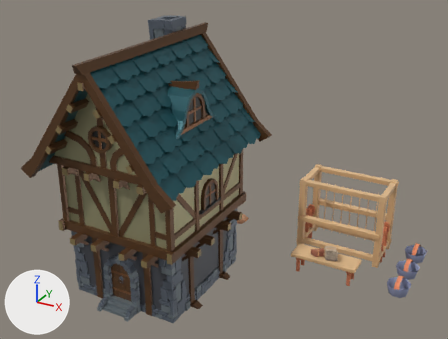
An edit to the glTF model roblox-games/mare-essentia/assets/inbox-hold/london_workshop_wool.glb, drawn before and after from the same camera.
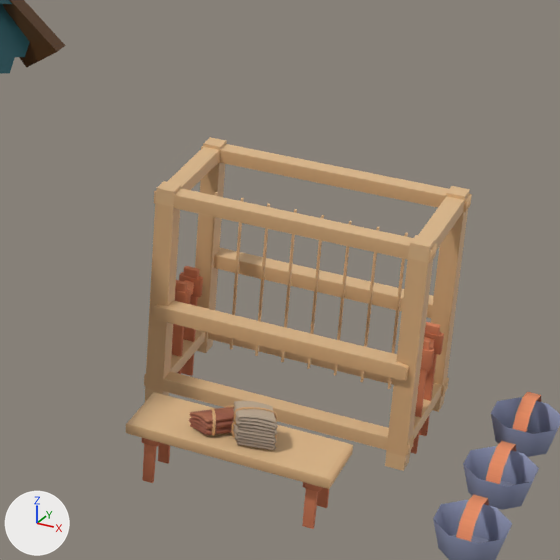
There are two pictures of each version: one whole from a 50 mm camera at (14.14, -29.87, 21.13) aimed at (-1.16, -2.05, 7.22), one close up on the part from 56% to 95% of the width and 36% to 87% of the height. Lighting does not change. The marker at lower left points along +X, +Y and +Z. The older version's two pictures come first. Where no turn or scale is listed for an object, it has been applied to the vertices.

Names of what the first close-up shows: 'Textiles_Stack_Small', 'Wood_Plank_A.001', 'Wood_Plank_A.002', 'Wood_Plank_A.003', 'Wood_Plank_A.005', 'Wood_Plank_A.006', 'Wood_Plank_A.007', 'Wood_Plank_A.012', 'Wood_Plank_A.013', 'Wood_Plank_A.022', 'bucket', 'bucket.001', 'bucket.002' and 19 more.
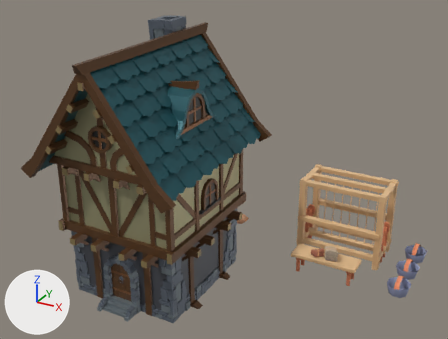
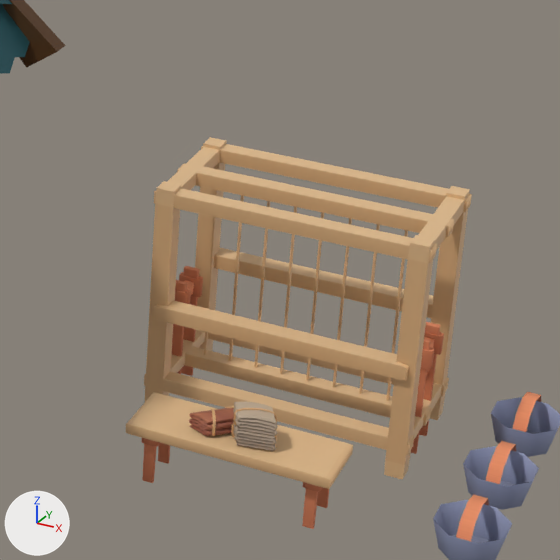
Not drawn themselves, but carrying or shaping drawn objects: ob_loom_upright_003, ob_reed_slat_001, ob_reed_slat_002, ob_reed_slat_004, ob_reed_slat_005, ob_reed_slat_006.

Boxes (x1, y1, x2, y2) around the edits, measured in the close-ups (560 x 560 px):
'Wood_Plank_A.003', moved, rescaled: before (385, 235, 435, 471); after (384, 235, 435, 480)
'Reed upper support', added (beige): after (177, 163, 454, 238)
'Reed lower support', added (brown): after (182, 345, 431, 426)
'Textiles_Stack_Small', moved: before (189, 401, 278, 450); after (189, 401, 278, 451)
'Wood_Plank_A.020', rescaled (10% wider, 10% taller): before (361, 227, 380, 382); after (359, 224, 380, 394)
'Wood_Plank_A.019', rescaled (9% taller): before (334, 221, 352, 376); after (333, 218, 352, 387)
'Wood_Plank_A.016', rescaled (12% wider, 8% taller): before (255, 203, 270, 356); after (254, 201, 271, 367)
'Wood_Plank_A.018', rescaled (10% taller): before (307, 215, 324, 369); after (306, 212, 324, 381)
'Wood_Plank_A.015', rescaled (7% wider, 9% taller): before (230, 198, 244, 350); after (229, 195, 244, 361)

Patch to the scene script:
```diff
--- a/roblox-games/mare-essentia/assets/inbox-hold/london_workshop_wool.glb.py
+++ b/roblox-games/mare-essentia/assets/inbox-hold/london_workshop_wool.glb.py
@@ ob_loom_upright_003 @@
 ob_loom_upright_003 = bpy.data.objects.new('Loom upright.003', None)
-ob_loom_upright_003.location = (6.5, 3.5, 0.2)
-ob_loom_upright_003.scale = (0.95, 0.253, 32.0)
+ob_loom_upright_003.location = (6.5, 3.5, 0.0)
+ob_loom_upright_003.scale = (0.95, 0.253, 33.3)
@@ ob_reed_slat_001 @@
 ob_reed_slat_001.location = (2.6, 4.7, 1.1)
-ob_reed_slat_001.scale = (0.113, 0.0433, 22.7)
+ob_reed_slat_001.scale = (0.113, 0.0433, 25.7)
@@ ob_reed_slat_002 @@
 ob_reed_slat_002.location = (3.15, 4.7, 1.1)
-ob_reed_slat_002.scale = (0.113, 0.0433, 22.7)
+ob_reed_slat_002.scale = (0.113, 0.0433, 25.7)
@@ ob_reed_slat_004 @@
 ob_reed_slat_004.location = (4.25, 4.7, 1.1)
-ob_reed_slat_004.scale = (0.113, 0.0433, 22.7)
+ob_reed_slat_004.scale = (0.113, 0.0433, 25.7)
@@ ob_reed_slat_005 @@
 ob_reed_slat_005.location = (4.8, 4.7, 1.1)
-ob_reed_slat_005.scale = (0.113, 0.0433, 22.7)
+ob_reed_slat_005.scale = (0.113, 0.0433, 25.7)
@@ ob_reed_slat_006 @@
 ob_reed_slat_006.location = (5.35, 4.7, 1.1)
-ob_reed_slat_006.scale = (0.113, 0.0433, 22.7)
+ob_reed_slat_006.scale = (0.113, 0.0433, 25.7)
@@ ob_textiles_stack_small @@
 ob_textiles_stack_small = bpy.data.objects.new('Textiles_Stack_Small', me_textiles_stack_small)
-ob_textiles_stack_small.location = (4.0, 1.3, 1.37)
+ob_textiles_stack_small.location = (4.0, 1.3, 1.35)
@@ ob_reed_upper_support @@
+ob_reed_upper_support = bpy.data.objects.new('Reed upper support', me_wood_plank_a)
+ob_reed_upper_support.location = (4.0, 4.7, 4.65)
+ob_reed_upper_support.scale = (13.6, 0.24, 1.87)
@@ ob_reed_lower_support @@
+ob_reed_lower_support = bpy.data.objects.new('Reed lower support', me_wood_plank_a)
+ob_reed_lower_support.location = (4.0, 4.7, 0.55)
+ob_reed_lower_support.scale = (13.6, 0.24, 1.87)
```
